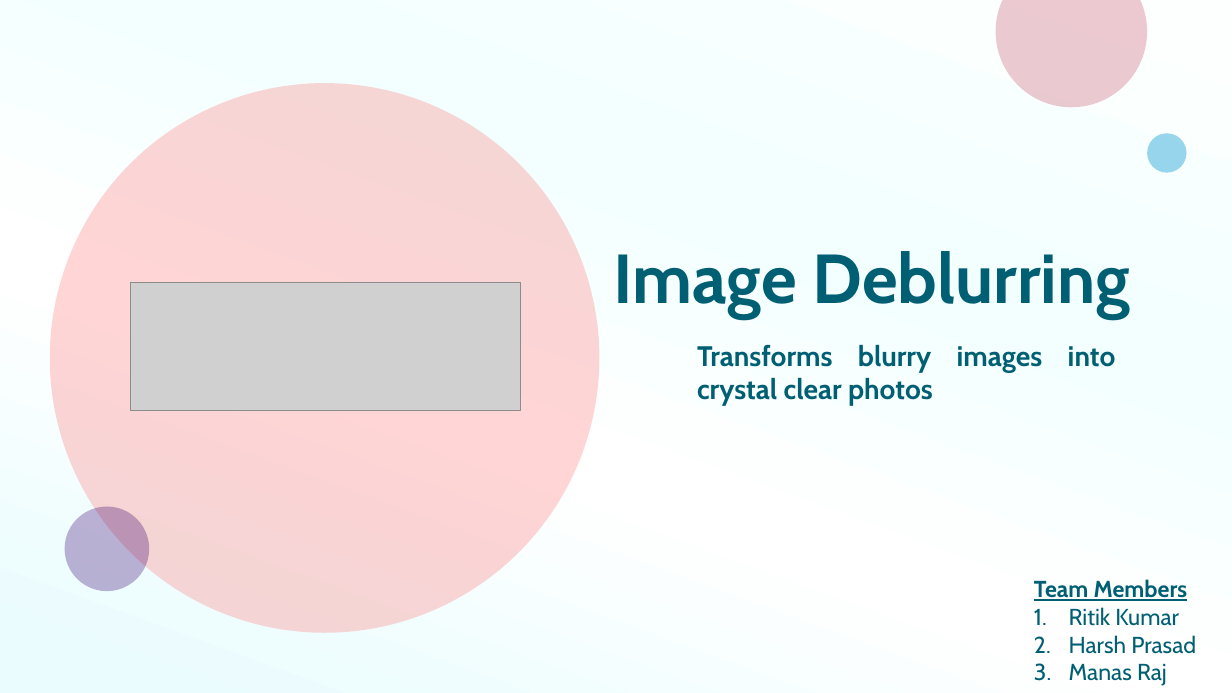
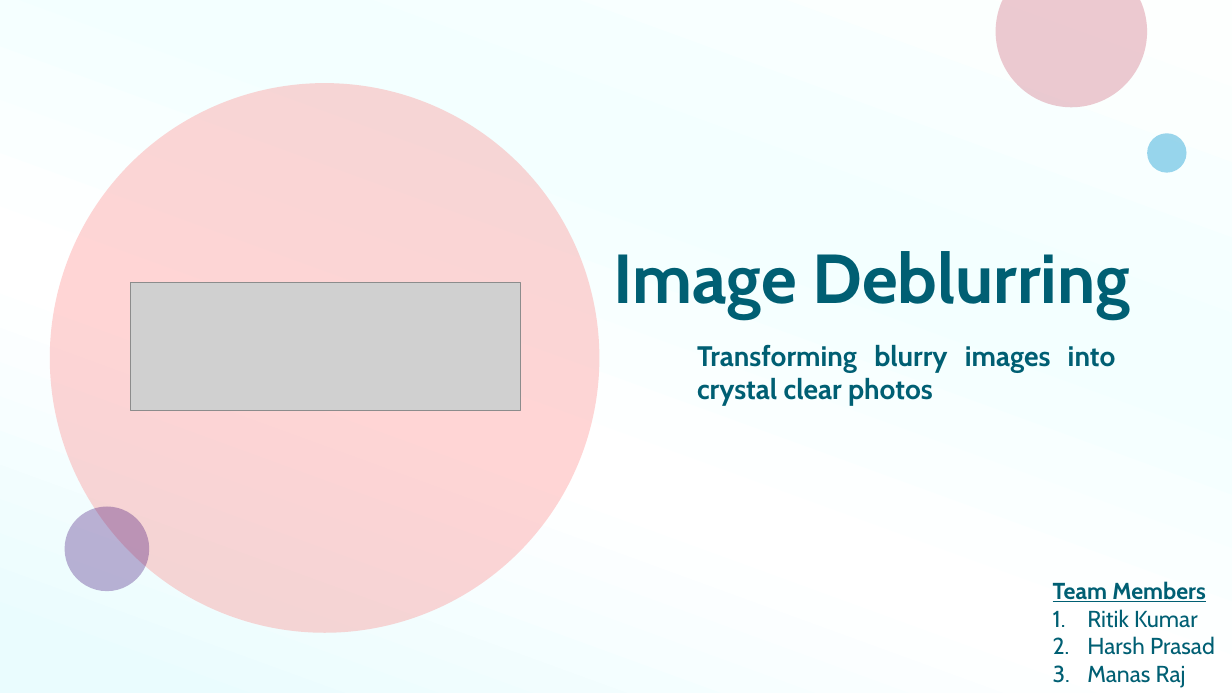
Before and after one commit to Harsh-Prasad09/Image-Deblurring, a slide deck: slide 1 of Sharpify.pptx. Drawn at 1232x693 pixels with LibreOffice and Linux fonts; fonts in the diff are those of the drawing; grey boxes stand for pictures. Boxes give left, top, right and bottom in pixels: in the first picture for what was removed or moved away, otherwise in the second. Text is boxed around its words. In the diff, an @@ line names an element or a change of style, - is before the commit and + after.

```diff
--- a/Sharpify.pptx
+++ b/Sharpify.pptx
@@ subtitle at (697,344,1116,406): text changed @@
-Transforms blurry images into crystal clear photos
+Transforming blurry images into crystal clear photos
@@ text "Team Members": place and size @@
-text "Team Members" at (1034,579,1196,686)
+text "Team Members" at (1053,581,1215,688)
```
Also in this commit, not shown: 2 other slides changed, 2 slides added.
